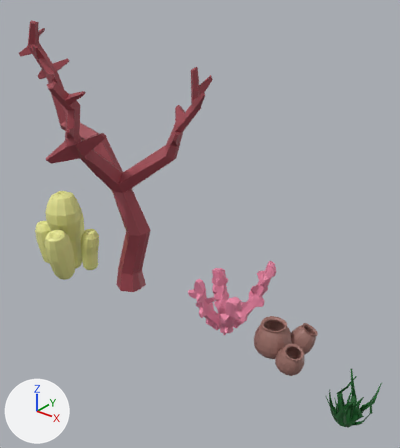
Two versions of the Blender file Coral.blend, one commit apart.
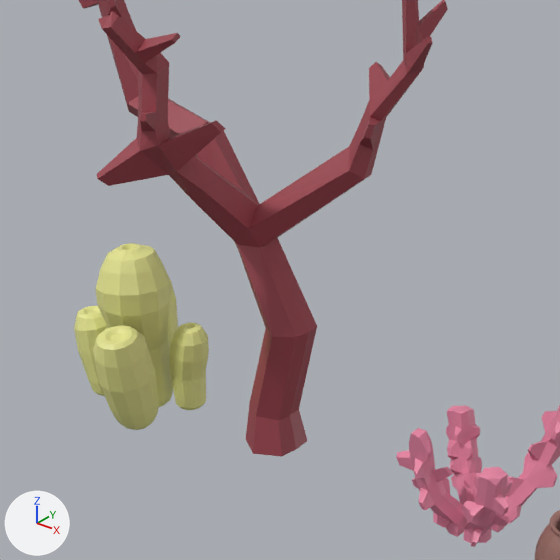
Old and new are each drawn whole from a 50 mm camera at (3.06, -12.18, 12.72) aimed at (-6.84, 0.2, 5.05) and again close up on the part from 0% to 66% of the width and 17% to 76% of the height. Lighting does not change. The marker at lower left points along +X, +Y and +Z.
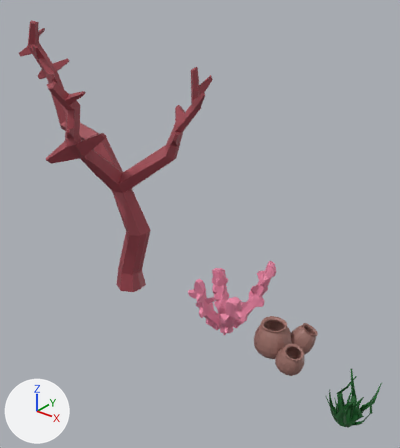
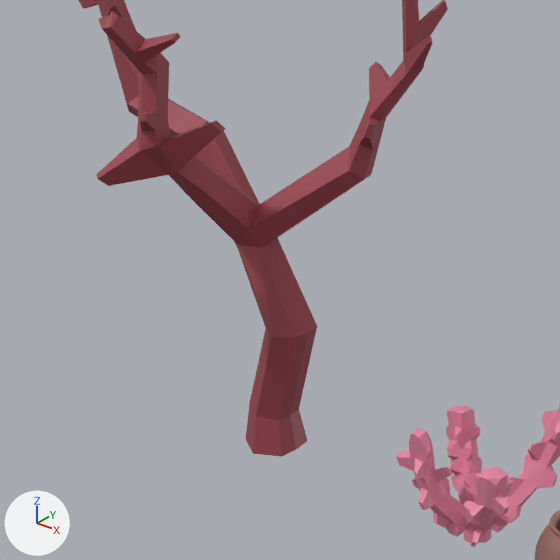
Pixel boxes (x1, y1, x2, y2) of what changed, in the close-ups (560 x 560 px):
```json
{"object": "Cylinder", "change": "hidden", "before": [96, 243, 173, 407]}
{"object": "Cylinder.002", "change": "hidden", "before": [93, 325, 159, 430], "on screen": "yellow"}
{"object": "Cylinder.003", "change": "hidden", "before": [170, 323, 209, 410], "on screen": "yellow"}
{"object": "Cylinder.001", "change": "hidden", "before": [74, 306, 107, 396], "on screen": "yellow"}
{"object": "Cylinder.004", "change": "hidden", "before": [168, 280, 178, 346]}
```

Scene script edits in JSON lines:
```json
{"op": "set", "path": "ob_cylinder.location", "old": "(-13.47, -0.04, 1.34)", "new": "(0.14, -0.34, 0.33)"}
{"op": "add", "block": "ob_cylinder", "code": "ob_cylinder.hide_set(True)  # its collection is switched off"}
{"op": "set", "path": "ob_cylinder_001.location", "old": "(-14.29, -0.37, 1.34)", "new": "(-0.68, -0.67, 0.33)"}
{"op": "add", "block": "ob_cylinder_001", "code": "ob_cylinder_001.hide_set(True)  # its collection is switched off"}
{"op": "set", "path": "ob_cylinder_003.location", "old": "(-12.61, 0.31, 1.34)", "new": "(1.0, 0.01, 0.33)"}
{"op": "add", "block": "ob_cylinder_003", "code": "ob_cylinder_003.hide_set(True)  # its collection is switched off"}
{"op": "set", "path": "ob_cylinder_002.location", "old": "(-12.83, -0.77, 1.4)", "new": "(0.78, -1.07, 0.39)"}
{"op": "add", "block": "ob_cylinder_002", "code": "ob_cylinder_002.hide_set(True)  # its collection is switched off"}
{"op": "set", "path": "ob_cylinder_004.location", "old": "(-14.0, 0.72, 1.34)", "new": "(-0.38, 0.42, 0.33)"}
{"op": "add", "block": "ob_cylinder_004", "code": "ob_cylinder_004.hide_set(True)  # its collection is switched off"}
```
